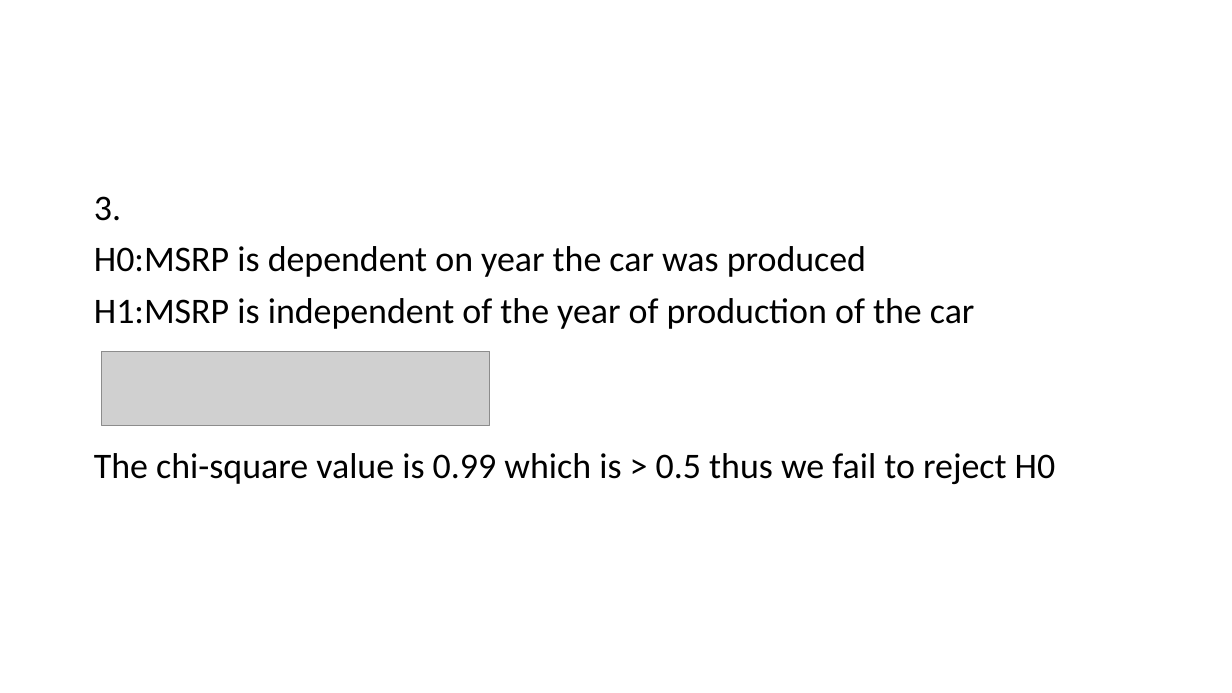
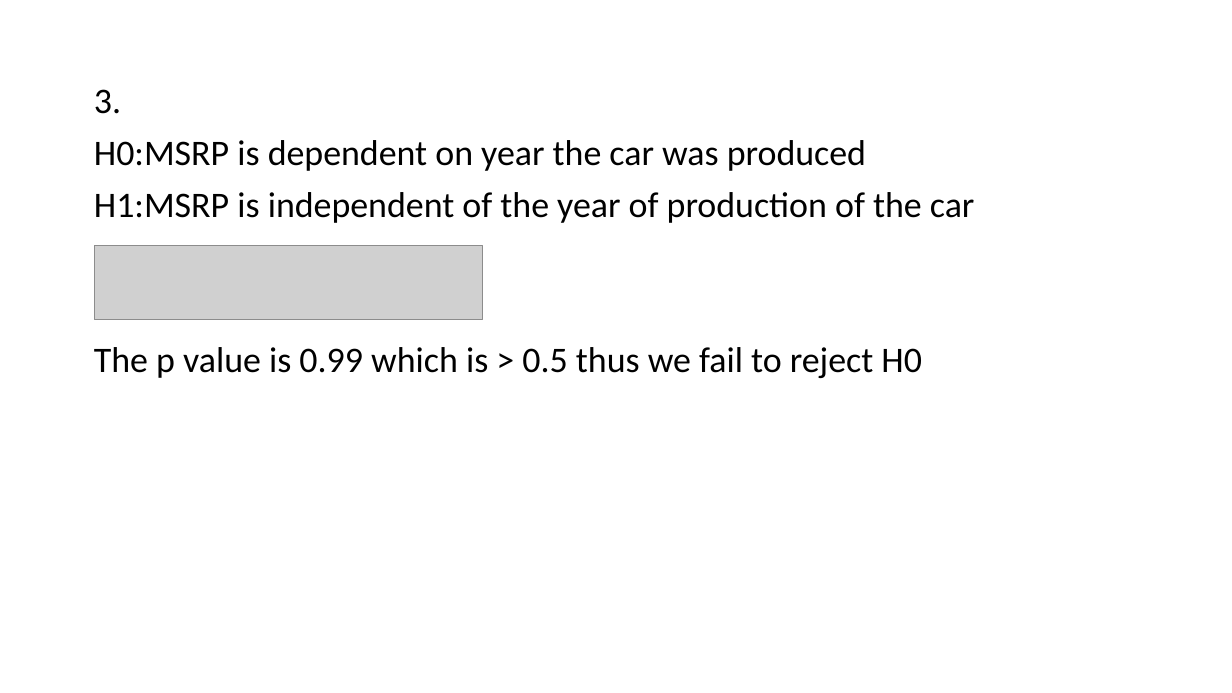
Before and after one commit to mohitgaggar/IDSproject, a slide deck: slide 17 of IDS.pptx (slide 18 before the commit). Drawn at 1232x693 pixels with LibreOffice and Linux fonts; fonts in the diff are those of the drawing; grey boxes stand for pictures. Boxes give left, top, right and bottom in pixels: in the first picture for what was removed or moved away, otherwise in the second. Text is boxed around its words. In the diff, an @@ line names an element or a change of style, - is before the commit and + after.

Commit message:
final

```diff
--- a/IDS.pptx
+++ b/IDS.pptx
@@ text "3.": place and size @@
-text "3." at [94, 196, 1056, 484]
+text "3." at [94, 89, 975, 378]
@@ picture: place and size @@
-picture at [102, 351, 490, 426]
+picture at [94, 245, 482, 320]
@@ text at [94, 347, 922, 378]: text changed @@
-The chi-square value is 0.99 which is > 0.5 thus we fail to reject H0
+The p value is 0.99 which is > 0.5 thus we fail to reject H0
```
Also in this commit, not shown: 8 other slides changed, 1 slide removed.
